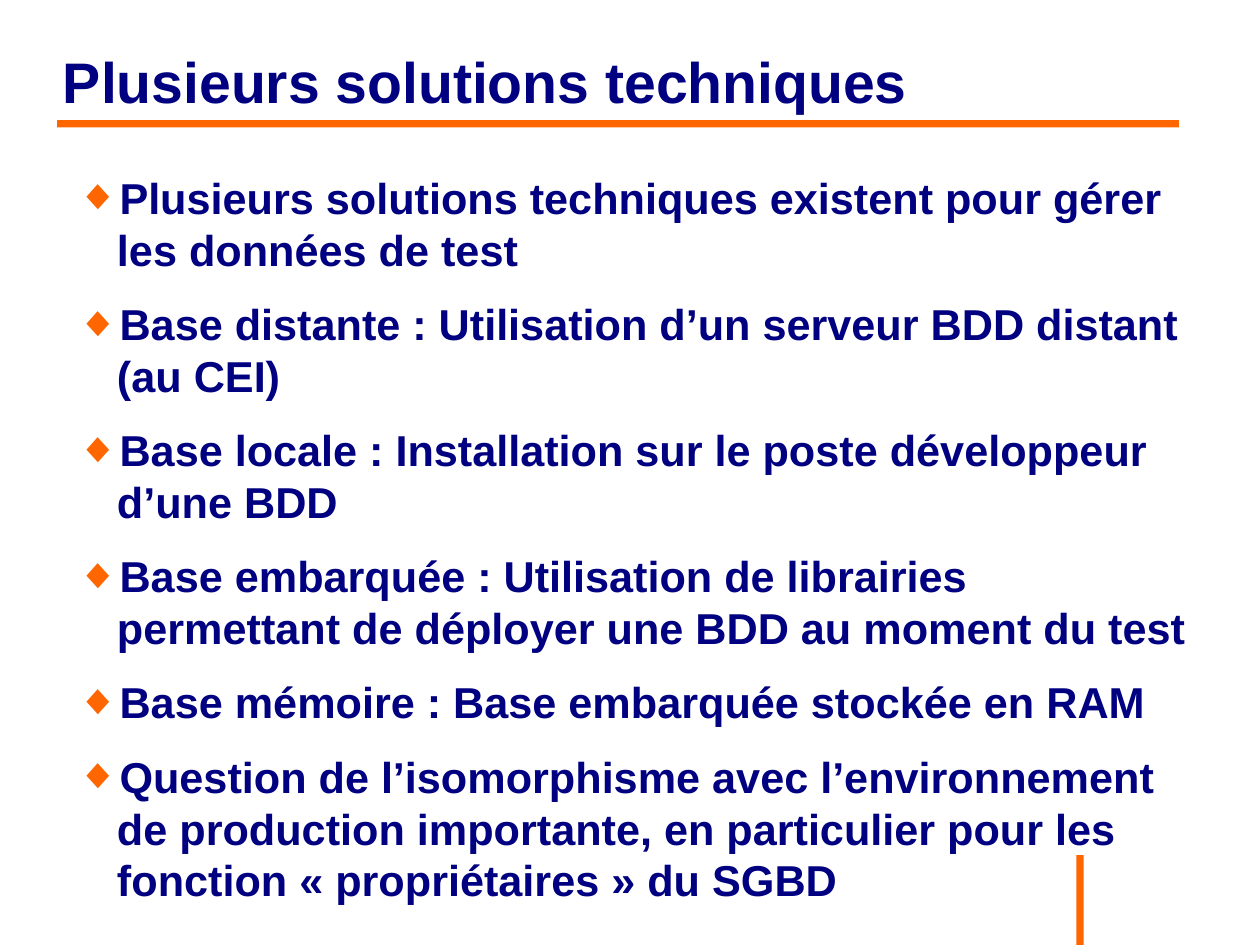
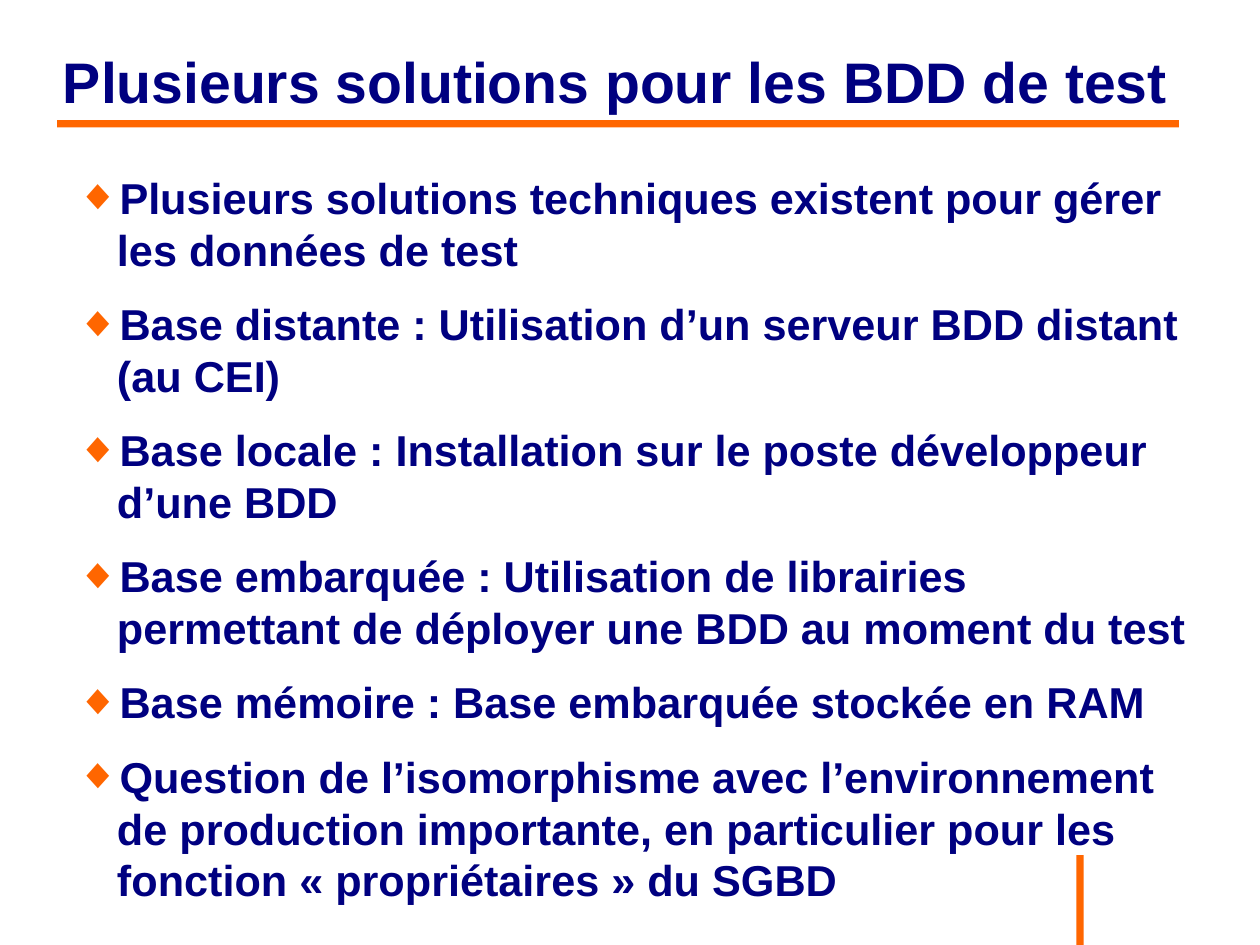
Before and after one commit to philphils/tests-unitaires-et-moins-unitaires, a slide deck: slide 52 of tests-unitaires-cours/nouveauDiapo/diapo_tests_unitaires.odp. Drawn at 1260x945 pixels with LibreOffice and Linux fonts; fonts in the diff are those of the drawing; background and template pictures are left out. Boxes give left, top, right and bottom in pixels: in the first picture for what was removed or moved away, otherwise in the second. Text is boxed around its words. In the diff, an @@ line names an element or a change of style, - is before the commit and + after.

```diff
--- a/tests-unitaires-cours/nouveauDiapo/diapo_tests_unitaires.odp
+++ b/tests-unitaires-cours/nouveauDiapo/diapo_tests_unitaires.odp
@@ title at (63,61,1167,114): text changed @@
-Plusieurs solutions techniques
+Plusieurs solutions pour les BDD de test
```
Also in this commit, not shown: 3 other slides changed.
